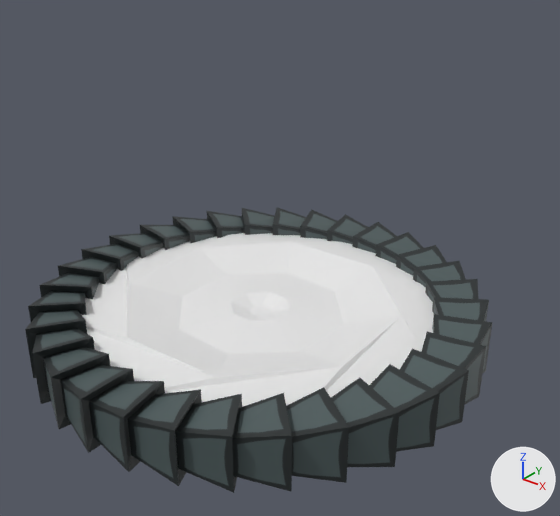
The Blender file Art/Modely/budovy/portal/portal.blend, before and after one commit.
Rendered twice from a 50 mm camera at (6.15, -7.25, 5.5) aimed at (0.53, -0.22, 1.14). The lights are fixed; the arrows at lower right show +X, +Y and +Z.

Objects in the first picture: 'portal', 'portalFrame'.
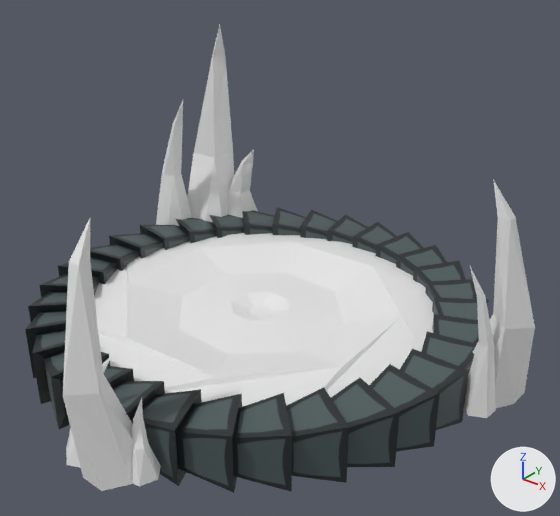
Location of each change, [x1, y1, x2, y2] in pixels of the pictures (560 x 516 px):
'Cube.002', added
    after: [63, 218, 133, 491]
'Cube.001', added
    after: [473, 180, 535, 408]
'Cube', added
    after: [187, 25, 234, 222]
'Circle.002', added
    after: [463, 267, 496, 418]
'Circle.003', added
    after: [156, 100, 192, 226]
'Circle.001', added
    after: [131, 398, 161, 486]
'Circle.004', added
    after: [228, 150, 258, 218]
'Circle', added
    after: [66, 356, 112, 468]

Diff of the bpy script that builds the scene:
```diff
--- a/Art/Modely/budovy/portal/portal.blend.py
+++ b/Art/Modely/budovy/portal/portal.blend.py
@@ me_circle_005 @@
+me_circle_005.from_pydata(...)  # 17 vertices, 16 faces; spans x -0.46..0.5, y -0.43..0.56, z 0.0..1.78
@@ me_circle_004 @@
+me_circle_004.from_pydata(...)  # 17 vertices, 16 faces; spans x -0.38..0.38, y -0.36..0.5, z 0.0..2.67
@@ me_circle_003 @@
+me_circle_003.from_pydata(...)  # 17 vertices, 16 faces; spans x -0.19..0.23, y -0.18..0.25, z 0.0..1.88
@@ me_circle_002 @@
+me_circle_002.from_pydata(...)  # 17 vertices, 16 faces; spans x -0.188..0.232, y -0.184..0.251, z 0.0..0.781
@@ me_circle_001 @@
+me_circle_001.from_pydata(...)  # 17 vertices, 16 faces; spans x -0.258..0.258, y -0.297..0.407, z 0.0..1.101
@@ me_cube_002 @@
+me_cube_002.from_pydata(...)  # 17 vertices, 20 faces; spans x -0.41..0.41, y -0.41..0.41, z 0.0..2.78
@@ me_cube @@
+me_cube.from_pydata(...)  # 17 vertices, 20 faces; spans x -0.54..0.54, y -0.54..0.54, z 0.0..3.72
@@ ob_circle_004 @@
+ob_circle_004 = bpy.data.objects.new('Circle.004', me_circle_005)
+ob_circle_004.location = (-2.34, 2.25, -0.19)
+ob_circle_004.rotation_euler = (0.0, 0.0, -2.529)  # degrees (0, 0, -145)
@@ ob_circle_003 @@
+ob_circle_003 = bpy.data.objects.new('Circle.003', me_circle_004)
+ob_circle_003.location = (-2.99, 1.26, -0.19)
+ob_circle_003.rotation_euler = (0.0, 0.0, -2.166)  # degrees (0, 0, -124)
@@ ob_circle_002 @@
+ob_circle_002 = bpy.data.objects.new('Circle.002', me_circle_003)
+ob_circle_002.location = (3.24, 0.16, -0.19)
+ob_circle_002.rotation_euler = (0.0, 0.0, 1.427)  # degrees (0, 0, 82)
@@ ob_circle_001 @@
+ob_circle_001 = bpy.data.objects.new('Circle.001', me_circle_002)
+ob_circle_001.location = (0.93, -3.11, -0.19)
+ob_circle_001.rotation_euler = (0.0, 0.0, 0.0957)  # degrees (0, 0, 5.5)
@@ ob_circle @@
+ob_circle = bpy.data.objects.new('Circle', me_circle_001)
+ob_circle.location = (0.25, -3.24, -0.19)
+ob_circle.rotation_euler = (0.0, 0.0, -0.117)  # degrees (0, 0, -6.7)
@@ ob_cube_002 @@
+ob_cube_002 = bpy.data.objects.new('Cube.002', me_cube_002)
+ob_cube_002.location = (0.63, -3.18, -0.19)
+ob_cube_002.rotation_euler = (0.0, 0.0, -3.93)  # degrees (0, 0, -225)
@@ ob_cube_001 @@
+ob_cube_001 = bpy.data.objects.new('Cube.001', me_cube_002.copy())
+ob_cube_001.location = (3.18, 0.64, -0.19)
+ob_cube_001.rotation_euler = (0.0, 0.0, -2.356)  # degrees (0, 0, -135)
@@ ob_cube @@
+ob_cube = bpy.data.objects.new('Cube', me_cube)
+ob_cube.location = (-2.7, 1.8, -0.19)
```
